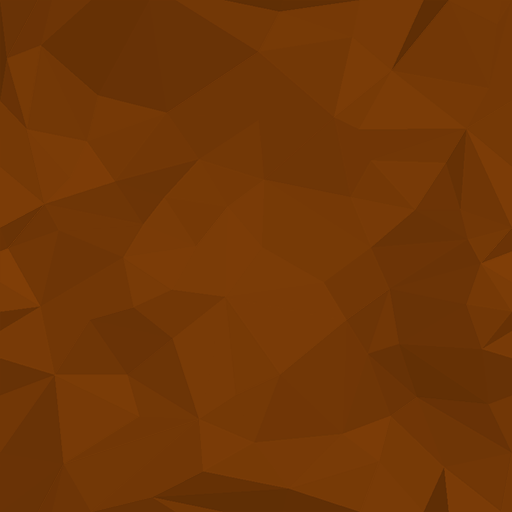
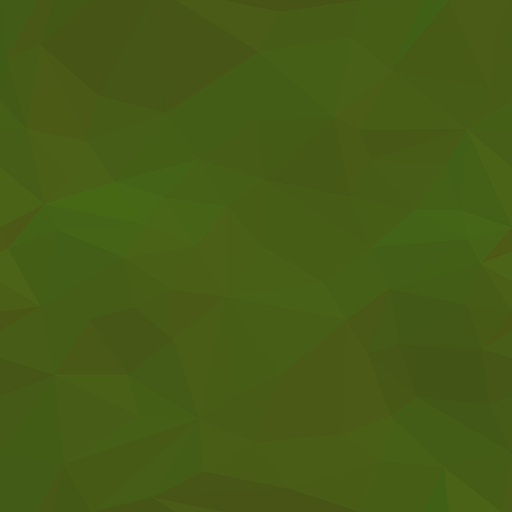
Two versions of the same layered image (512x512). Layer-by-layer changes:
"Layer 1": opacity 100% → 20% over box(0, 0, 512, 512)
hid "Layer 3" over box(0, 0, 512, 512)
hid "Layer 2" over box(0, 0, 512, 512)
